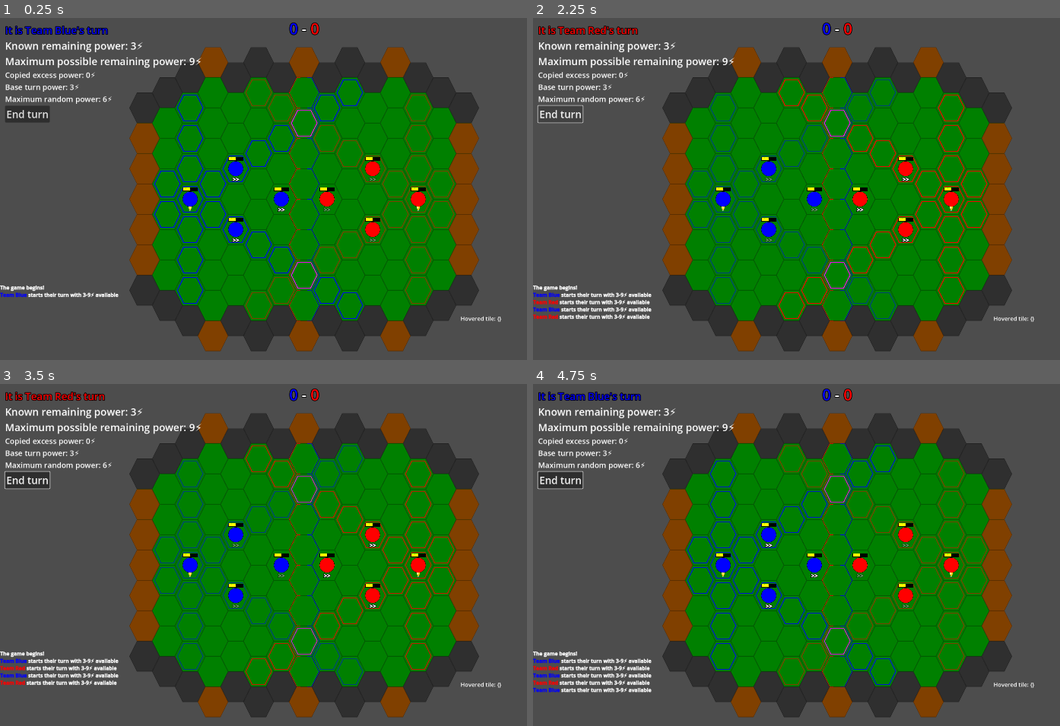
Above: before the commit, frames 1-4 (two rows, left to right).
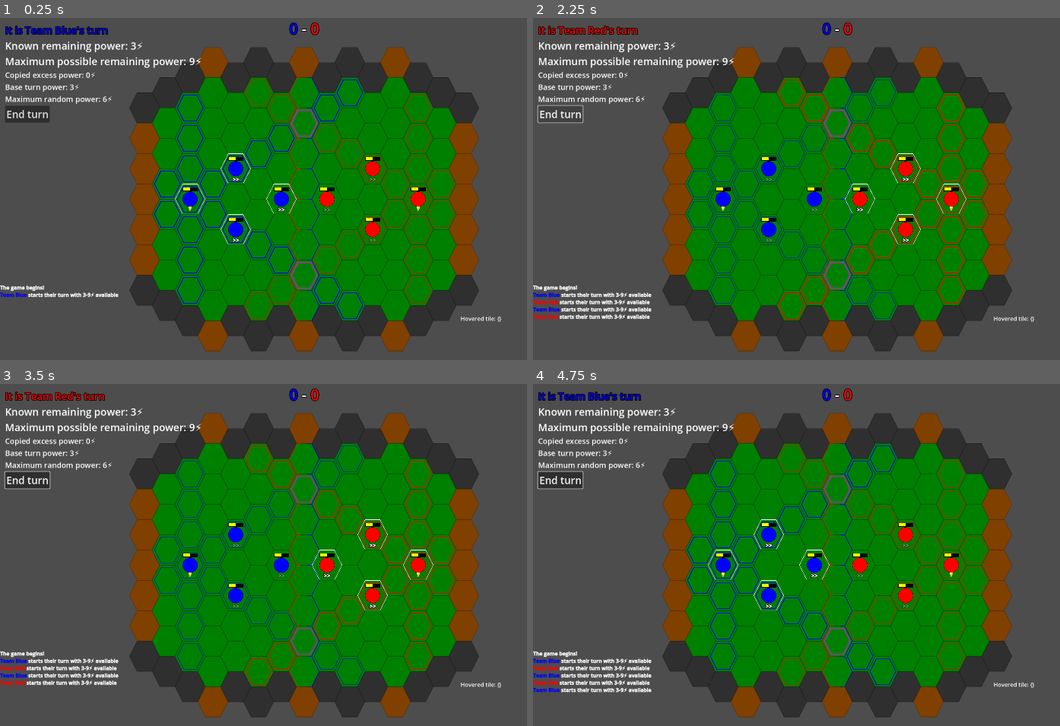
Above: after the commit, the same moments.

Repository: devencire/godot-conduit
Game: Godot game, scene res://scenes/world.tscn
The game is run twice, just before and just after one commit, with the same random seed, the same clock (stepped at 60 frames per second) and the same inputs.
Inputs (mouse positions are in pixels of both pictures, inside the frame that each line leads up to):
- Up to frame 1 (0.25 s): no input
- Up to frame 2 (2.25 s): click "End turn" at 0.5 s; click "End turn" at 1.25 s; click "End turn" at 2 s
- Up to frame 3 (3.5 s): move the mouse to (189, 575) at 2.77 s; click (189, 575) at 2.92 s
- Up to frame 4 (4.75 s): move the mouse to (770, 544) at 3.52 s; click (770, 544) at 3.67 s; tap Enter at 4.25 s; move the mouse to (770, 606) at 4.27 s; click (770, 606) at 4.42 s

The runs differ from the first frame. In frame 1, 0.1% of the frame differs, in the area x 33-57%, y 39-67%; in frame 2, 0.1%, in the area x 59-83%, y 39-67%; in frame 3, 0.1%; in frame 4, 0.1%.

Commit message:
show selection box to show selectable players

Diff:
--- a/scenes/player.tscn
+++ b/scenes/player.tscn
@@ -21,9 +21,6 @@
 
 [node name="Player" type="Node2D" groups=["players"]]
 script = ExtResource("1_4vrrm")
-
-[node name="SelectionTile" parent="." instance=ExtResource("3_77lfk")]
-visible = false
 
 [node name="Hammer" type="Node2D" parent="." node_paths=PackedStringArray("player")]
 script = ExtResource("4_ek61n")
@@ -80,6 +77,8 @@
 scroll_active = false
 script = ExtResource("7_0054y")
 
+[node name="SelectionTile" parent="Graphic" instance=ExtResource("3_77lfk")]
+
 [connection signal="free_moves_remaining_changed" from="." to="Graphic/FreeMoveDisplay" method="_on_player_free_moves_remaining_changed"]
 [connection signal="initialized" from="." to="Graphic/HealthBar" method="_on_player_initialized"]
 [connection signal="initialized" from="." to="Graphic/FreeMoveDisplay" method="_on_player_initialized"]
--- a/scenes/selection_tile.tscn
+++ b/scenes/selection_tile.tscn
@@ -1,7 +1,8 @@
-[gd_scene load_steps=4 format=3 uid="uid://8r38rbtaivjs"]
+[gd_scene load_steps=5 format=3 uid="uid://8r38rbtaivjs"]
 
 [ext_resource type="Script" path="res://scripts/SelectionTile.gd" id="1_xiceb"]
 [ext_resource type="Texture2D" uid="uid://cam3m1mp28bqu" path="res://assets/white_hex_outline.png" id="2_wkbl7"]
+[ext_resource type="Texture2D" uid="uid://cat6wl73iol0b" path="res://assets/white_hex_outline_thick.png" id="3_iy7w8"]
 
 [sub_resource type="SpriteFrames" id="SpriteFrames_fsk1q"]
 animations = [{
@@ -12,6 +13,14 @@
 "loop": true,
 "name": &"default",
 "speed": 5.0
+}, {
+"frames": [{
+"duration": 1.0,
+"texture": ExtResource("3_iy7w8")
+}],
+"loop": true,
+"name": &"thick",
+"speed": 5.0
 }]
 
 [node name="SelectionTile" type="Node2D"]
--- a/scripts/Player.gd
+++ b/scripts/Player.gd
@@ -19,7 +19,7 @@
 
 @onready var graphic: Node2D = $Graphic
 @onready var sprite: AnimatedSprite2D = $Graphic/Sprite
-@onready var selection_tile: SelectionTile = $SelectionTile
+@onready var selection_tile: SelectionTile = $Graphic/SelectionTile
 
 var hovered_cell: Vector2i
 var path_preview_tile_scene := preload("res://scenes/path_preview_tile.tscn")
@@ -94,6 +94,7 @@
 	initialized.emit(self)
 
 func _turn_state_new_turn_started(_turn_state: TurnState) -> void:
+	_update_selection_tile()
 	if turn_state.active_team != team:
 		free_moves_remaining = 0
 		return
@@ -184,10 +185,14 @@
 		_clear_path_preview()
 
 func _update_selection_tile():
-	selection_tile.visible = selected
-	selection_tile.team = turn_state.active_team
+	if turn_state.active_team != team:
+		selection_tile.visible = false
+		return
+	selection_tile.visible = true
 	if selected:
-		selection_tile.position = arena_tilemap.map_to_local(tile_position)
+		selection_tile.mode = SelectionTile.Mode.THICK
+	else:
+		selection_tile.mode = SelectionTile.Mode.DEFAULT
 
 func is_powered_by_team_beacon() -> bool:
 	if is_beacon:
--- a/scripts/SelectionTile.gd
+++ b/scripts/SelectionTile.gd
@@ -2,6 +2,13 @@
 
 extends Node2D
 
-@export var team: Constants.Team:
-	set(new_team):
-		team = new_team
+enum Mode { DEFAULT, THICK }
+
+@export var mode: Mode:
+	set(new_mode):
+		mode = new_mode
+		match mode:
+			Mode.DEFAULT:
+				$Sprite.animation = 'default'
+			Mode.THICK:
+				$Sprite.animation = 'thick'
Binary file added: assets/white_hex_outline_thick.png
Not shown, added: assets/white_hex_outline_thick.png.import
